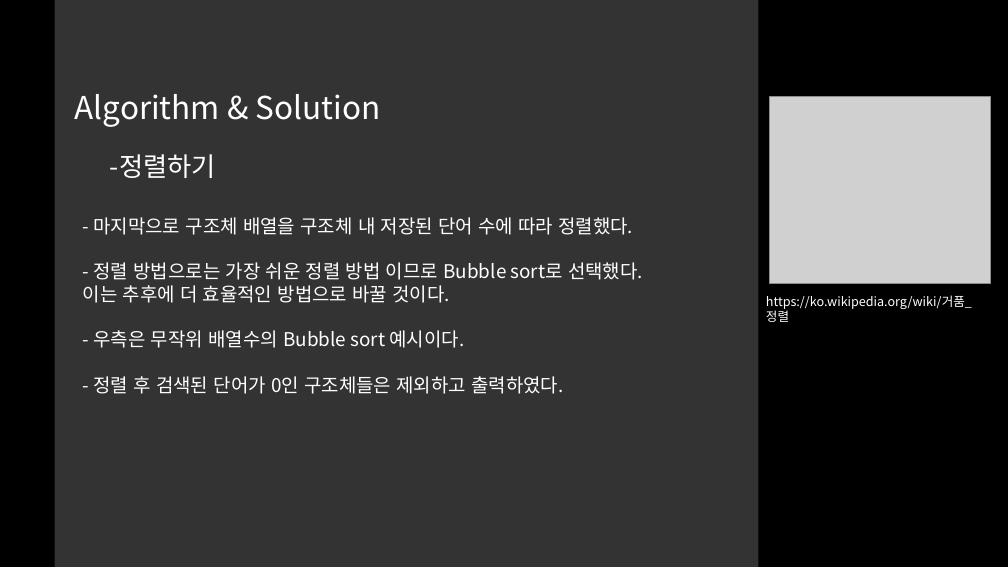
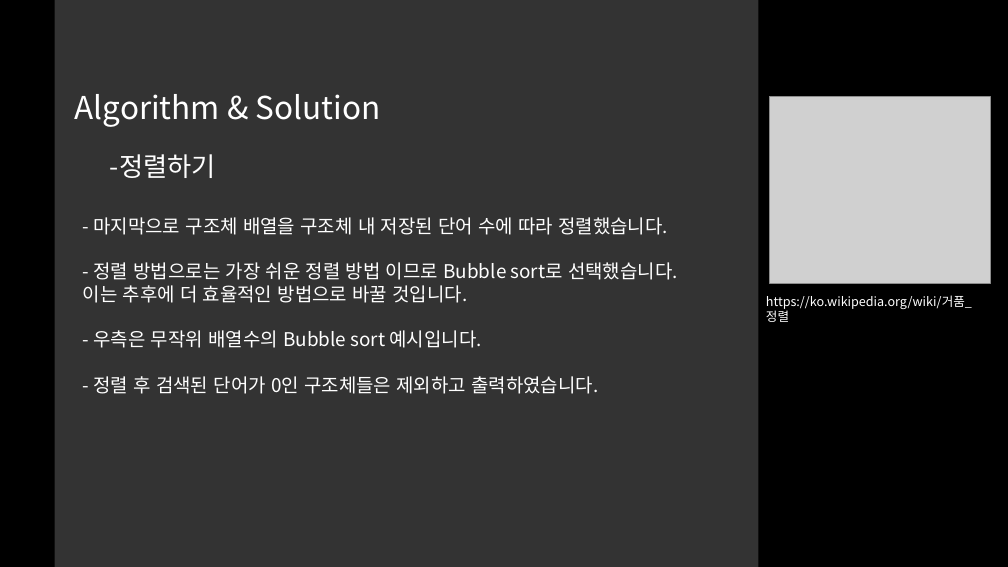
Before and after one commit to kimlohen/sw-2-project, a slide deck: slide 7 of 프밍 프로젝트.pptm. Drawn at 1008x567 pixels with LibreOffice and Linux fonts; fonts in the diff are those of the drawing; grey boxes stand for pictures. Boxes give left, top, right and bottom in pixels: in the first picture for what was removed or moved away, otherwise in the second. Text is boxed around its words. In the diff, an @@ line names an element or a change of style, - is before the commit and + after.

```diff
--- a/프밍 프로젝트.pptm
+++ b/프밍 프로젝트.pptm
@@ text at bbox=[83, 217, 678, 394]: text changed @@
-- 마지막으로 구조체 배열을 구조체 내 저장된 단어 수에 따라 정렬했다.
-- 정렬 방법으로는 가장 쉬운 정렬 방법 이므로 Bubble sort로 선택했다.
-이는 추후에 더 효율적인 방법으로 바꿀 것이다.
-- 우측은 무작위 배열수의 Bubble sort 예시이다.
-- 정렬 후 검색된 단어가 0인 구조체들은 제외하고 출력하였다.
+- 마지막으로 구조체 배열을 구조체 내 저장된 단어 수에 따라 정렬했습니다.
+- 정렬 방법으로는 가장 쉬운 정렬 방법 이므로 Bubble sort로 선택했습니다.
+이는 추후에 더 효율적인 방법으로 바꿀 것입니다.
+- 우측은 무작위 배열수의 Bubble sort 예시입니다.
+- 정렬 후 검색된 단어가 0인 구조체들은 제외하고 출력하였습니다.
```
Also in this commit, not shown: 1 slide added, 10 other files.
